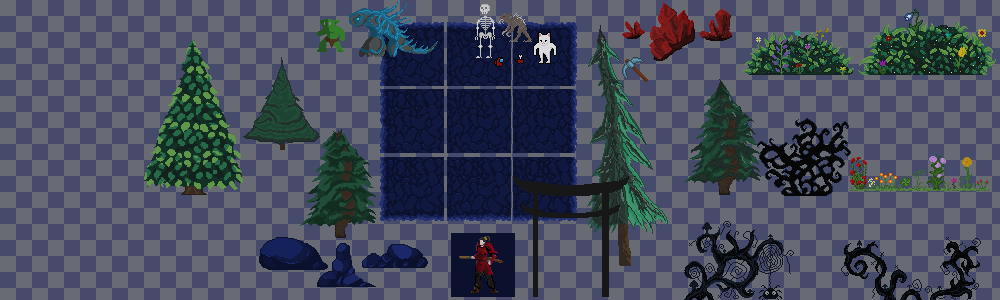
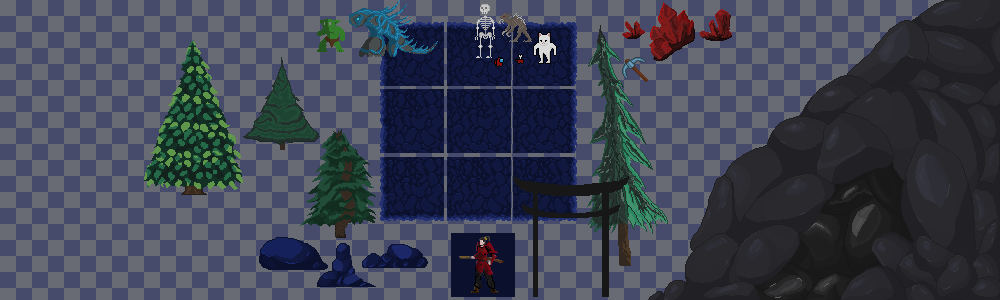
Layers edited between the first and the second w=1000, h=300 image:
painted on "Кирка" over [625, 57, 646, 69]
added group "Переход" with 4 layers above "Самурай" over [648, 0, 1000, 300]
added layer "ПещераПЕРЕХОД ОСНОВНАЯ" in group "Переход" over [648, 0, 1000, 300]
added layer "Блики.Отблеки" in group "Переход" over [649, 0, 1000, 300]
added layer "Цвет" in group "Переход" over [648, 0, 1000, 300]
added layer "Пещера переход ТЕМНОТА" in group "Переход" over [750, 157, 954, 300]
hid "Куст обьект" over [757, 118, 851, 196]
hid "Елка дет 3" over [684, 79, 761, 195]
hid "Трава-Цветы" over [850, 154, 989, 191]
hid group "Детальные кусты ПЕРЕРИСОВАННЫЕ" (2 layers) over [743, 9, 996, 75]
hid group "Кусты, передник" (2 layers) over [684, 221, 981, 300]
